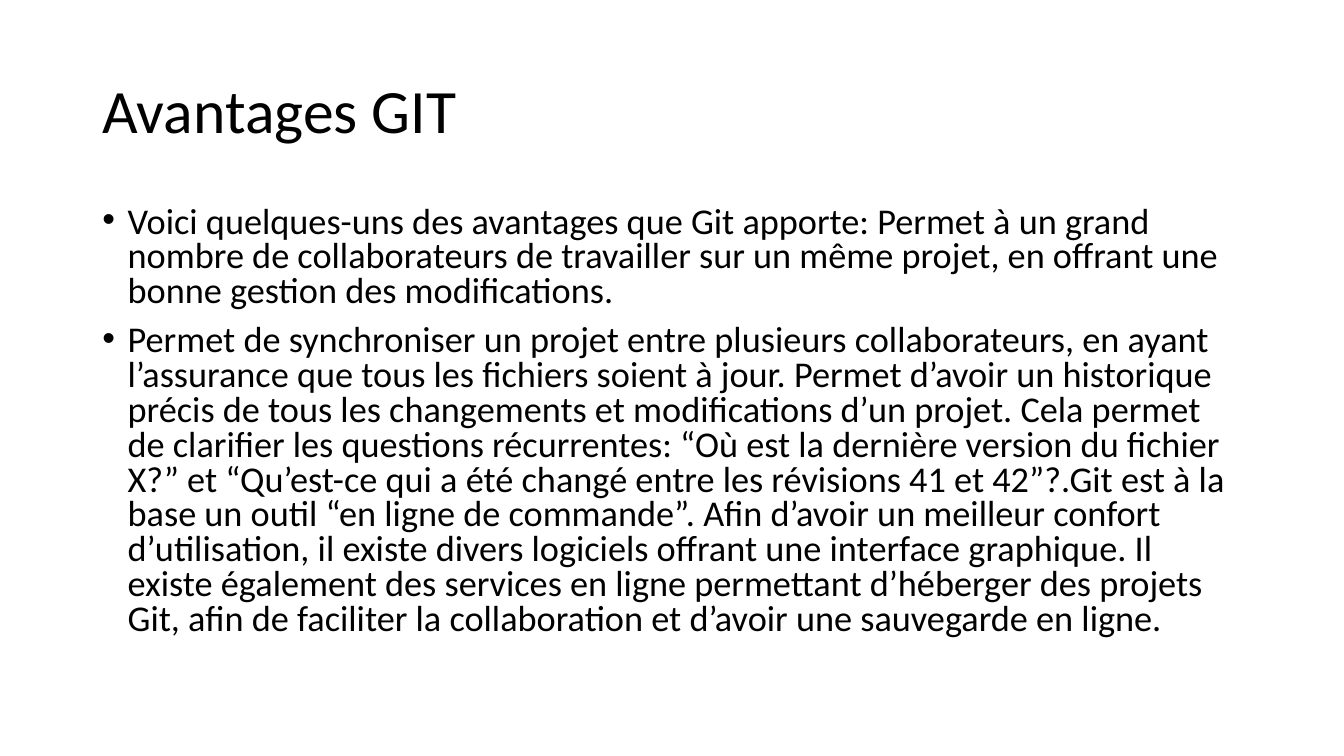
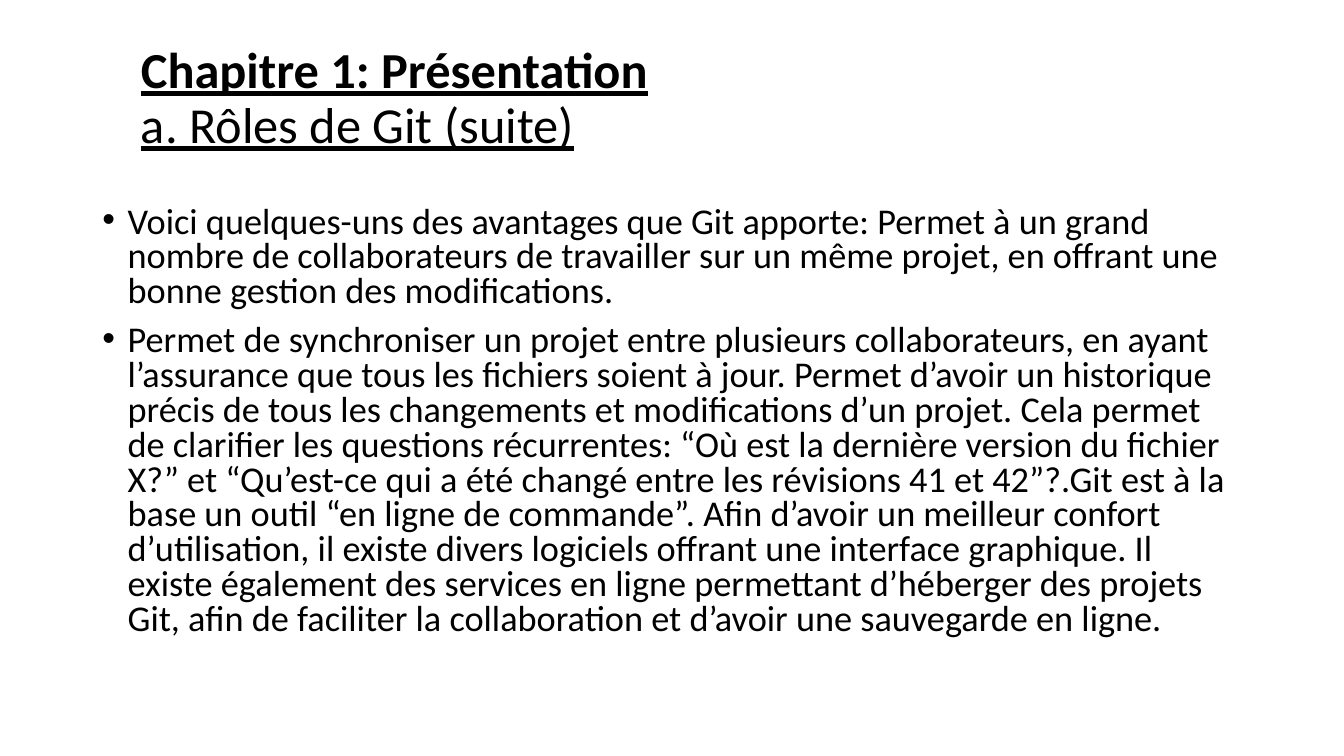
Before and after one commit to emdeo/absolute-knowledge, a slide deck: slide 3 of presentationGit.pptx. Drawn at 1344x756 pixels with LibreOffice and Linux fonts; fonts in the diff are those of the drawing. Boxes give left, top, right and bottom in pixels: in the first picture for what was removed or moved away, otherwise in the second. Text is boxed around its words. In the diff, an @@ line names an element or a change of style, - is before the commit and + after.

```diff
--- a/presentationGit.pptx
+++ b/presentationGit.pptx
@@ title at [141, 52, 647, 151]: text changed; size 44 to 36 pt; bold on @@
-Avantages GIT
+Chapitre 1: Présentation
+a. Rôles de Git (suite)
```
Also in this commit, not shown: 9 other slides changed, 20 slides added.
